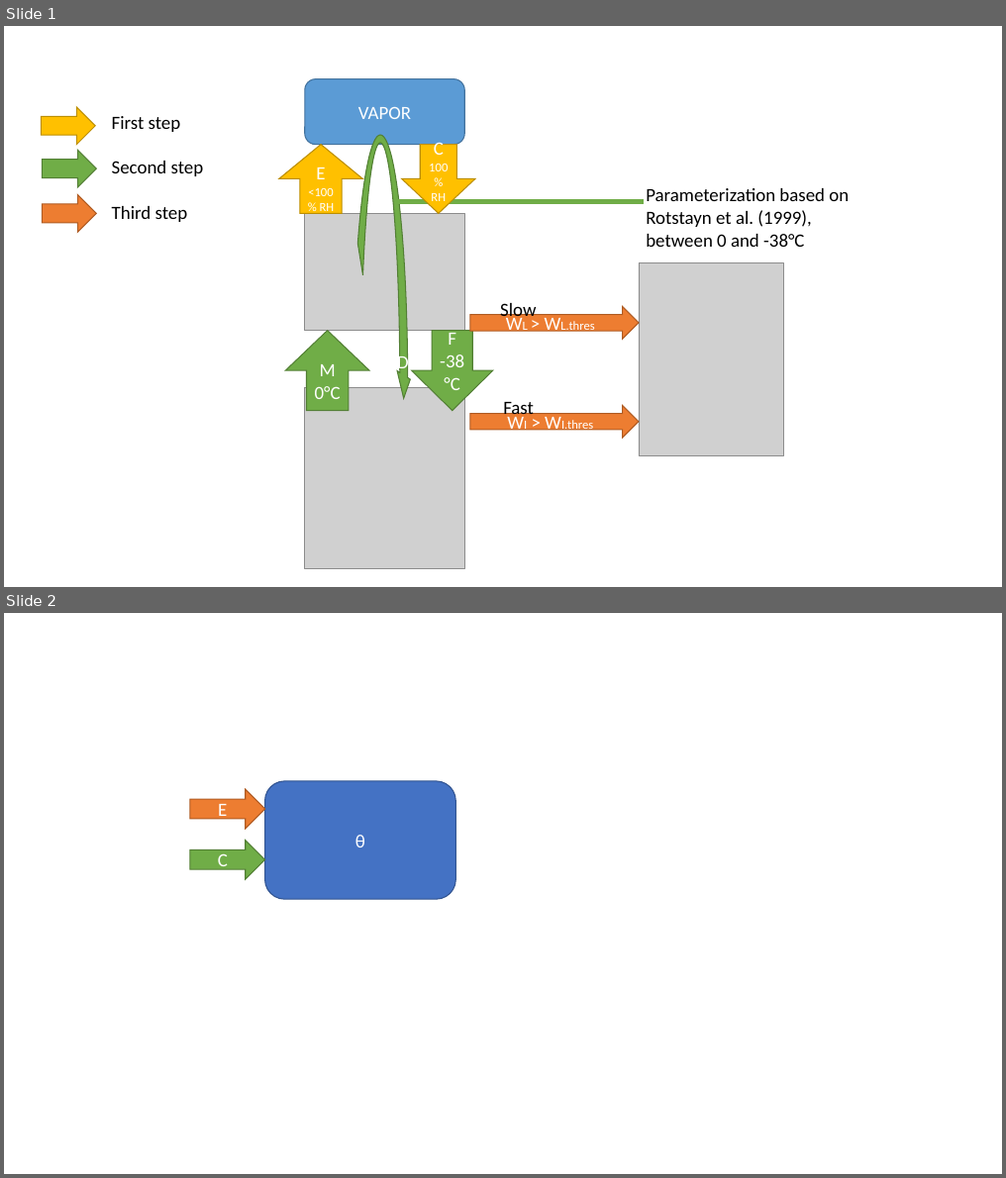
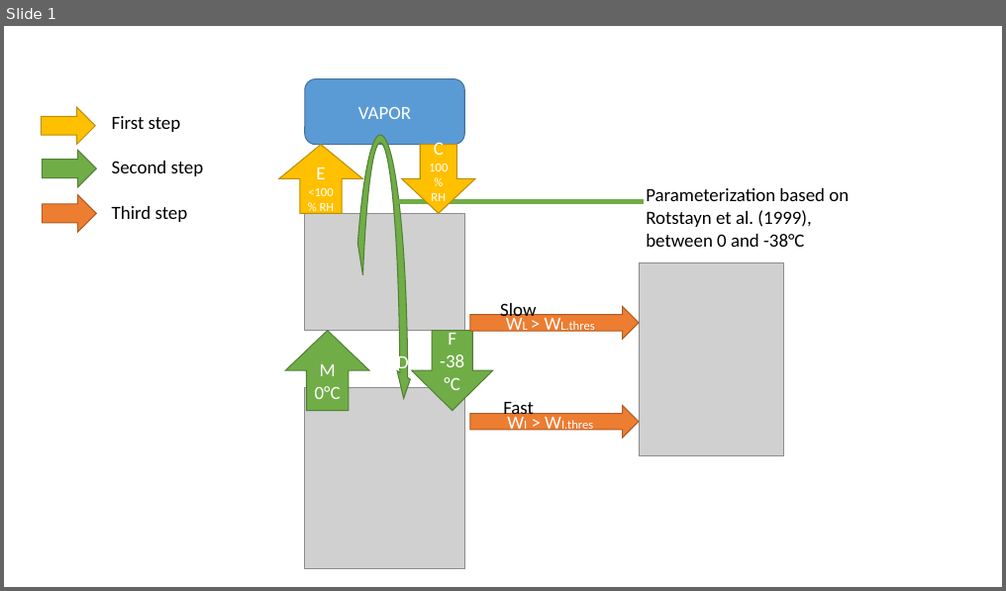
Before and after one commit to meteoNL/CloudParcelModel_SOACproject, a slide deck: model_representation.pptx. Shown one above the other, each under a label of ours: slides 1 and 2 before the commit, slide 1 after it. The pictures are 1006x1178 and 1006x591 pixels, drawn with LibreOffice and Linux fonts; fonts in the diff are those of the drawing; grey boxes stand for pictures. Boxes give left, top, right and bottom in pixels: in the first picture for what was removed or moved away, otherwise in the second. Text is boxed around its words. In the diff, an @@ line names an element or a change of style, - is before the commit and + after.

```diff
--- a/model_representation.pptx
+++ b/model_representation.pptx
@@ slide 2 removed at bbox=[4, 613, 1002, 1174], background #FFFFFF @@
@@ right arrow removed at bbox=[190, 789, 265, 829] @@
-E
@@ rounded rectangle removed at bbox=[265, 781, 456, 900] @@
-θ
@@ right arrow removed at bbox=[190, 841, 265, 879] @@
-C
```
Also in this commit, not shown: 1 slide added, 1 other file.
